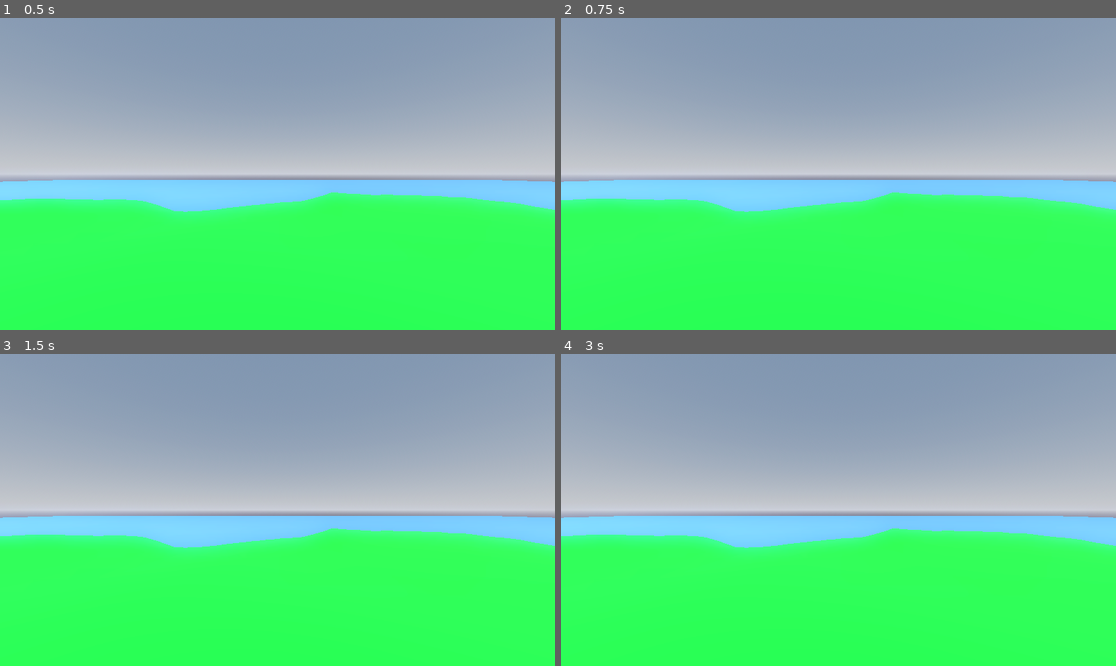
Above: before the commit, frames 1-4 (two rows, left to right).
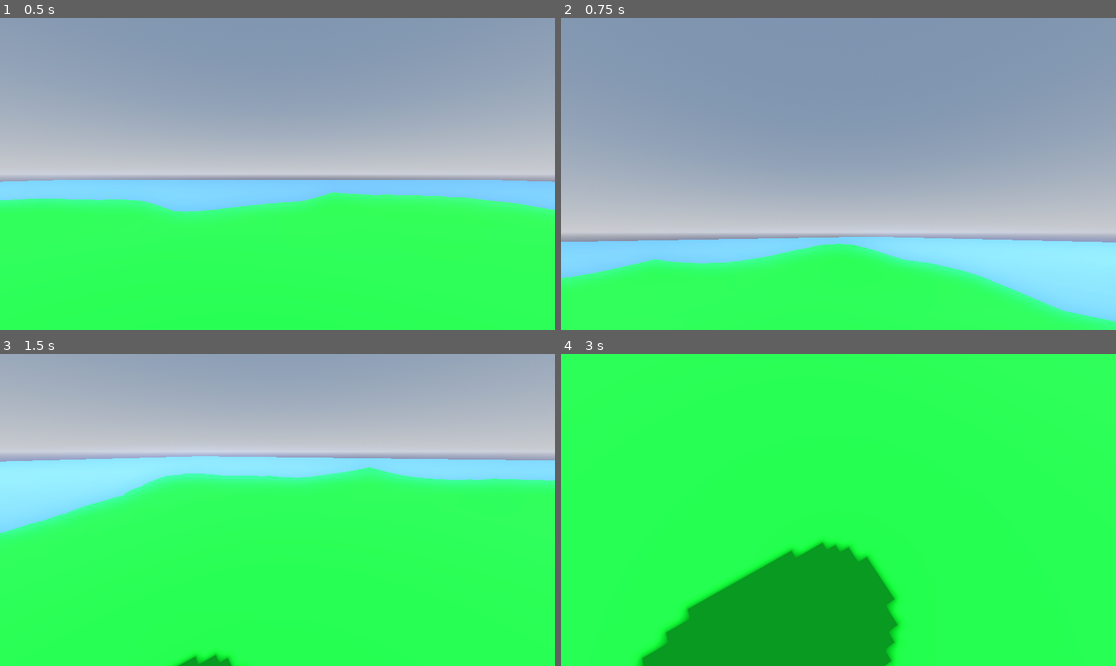
Above: after the commit, the same moments.

Repository: siwanetzu/godot-micro-survival-game
Game: Godot game, scene res://scenes/main.tscn
The game is run twice, just before and just after one commit, with the same random seed, the same clock (stepped at 60 frames per second) and the same inputs.
Inputs (mouse positions are in pixels of both pictures, inside the frame that each line leads up to):
- Up to frame 1 (0.5 s): no input
- Up to frame 2 (0.75 s): tap Enter at 0.5 s; move the mouse to (960, 158) at 0.52 s
- Up to frame 3 (1.5 s): tap Space at 1.25 s; move the mouse to (166, 525) at 1.27 s
- Up to frame 4 (3 s): tap Enter at 2 s; move the mouse to (894, 441) at 2.02 s; tap Space at 2.75 s; move the mouse to (810, 572) at 2.77 s

Frame 1 is identical in both runs. In frame 2, 47% of the frame differs, in the area x 0-100%, y 33-100%; in frame 3, 46%; in frame 4, 74%, in the area x 0-100%, y 0-100%.

Commit message:
Coding camera rotation degrees

Diff:
--- a/project.godot
+++ b/project.godot
@@ -42,3 +42,8 @@
 "events": [Object(InputEventKey,"resource_local_to_scene":false,"resource_name":"","device":-1,"window_id":0,"alt_press …(191 unchanged characters)…
 ]
 }
+quit={
+"deadzone": 0.2,
+"events": [Object(InputEventKey,"resource_local_to_scene":false,"resource_name":"","device":-1,"window_id":0,"alt_pressed":false,"shift_pressed":false,"ctrl_pressed":false,"meta_pressed":false,"pressed":false,"keycode":0,"physical_keycode":4194305,"key_label":0,"unicode":0,"location":0,"echo":false,"script":null)
+]
+}
--- a/scripts/player.gd
+++ b/scripts/player.gd
@@ -20,7 +20,11 @@
 	get_node("/root/Main").add_child.call_deferred(camera)
 
 func _input(event):
-	pass
+	if event is InputEventMouseMotion:
+		camera.rotation_degrees.x += event.relative.y * -look_sens
+		camera.rotation_degrees.x = clamp(camera.rotation_degrees.x, min_x_rot, max_x_rot)
+
+		camera.rotation_degrees.y += event.relative.x * -look_sens
 
 func _process(delta: float) -> void:
 	camera.position = head.global_position
